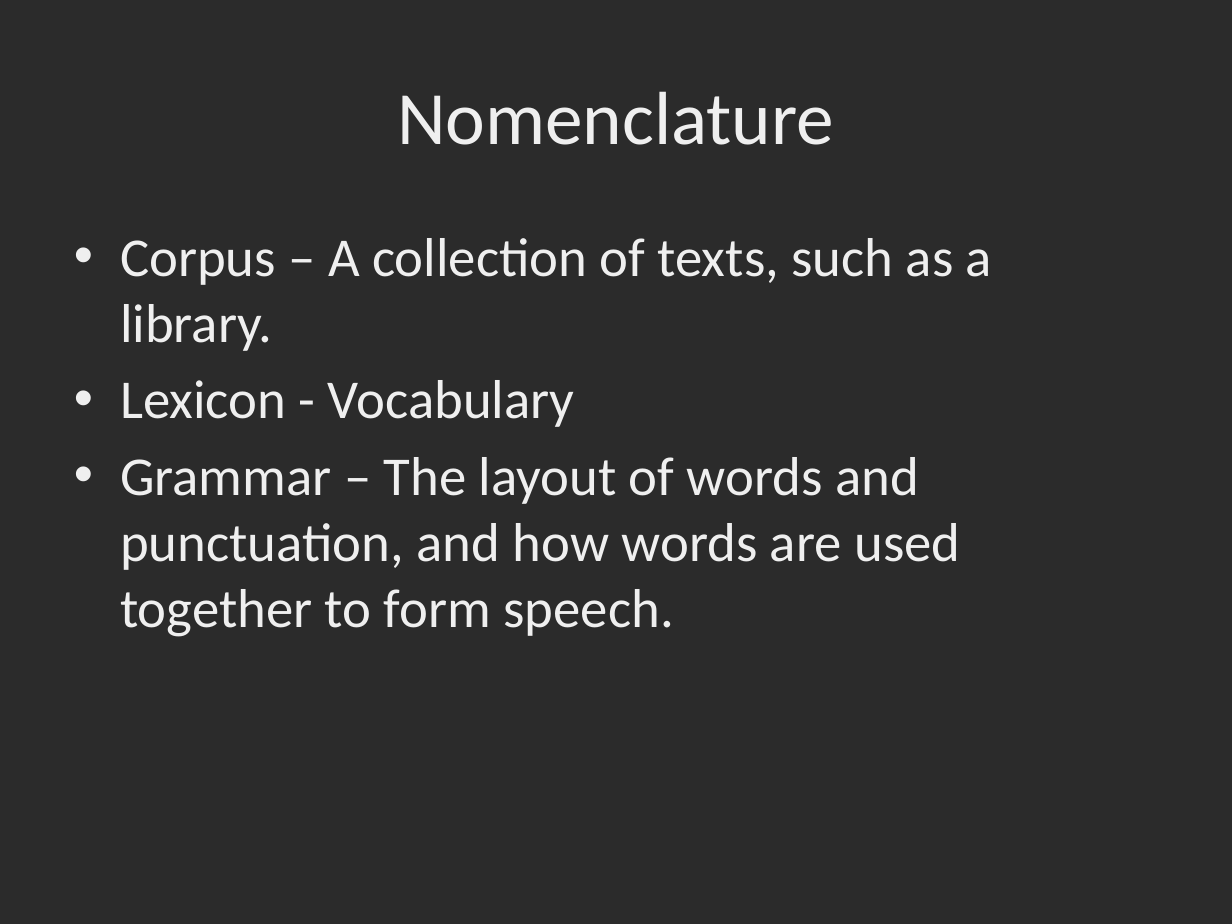
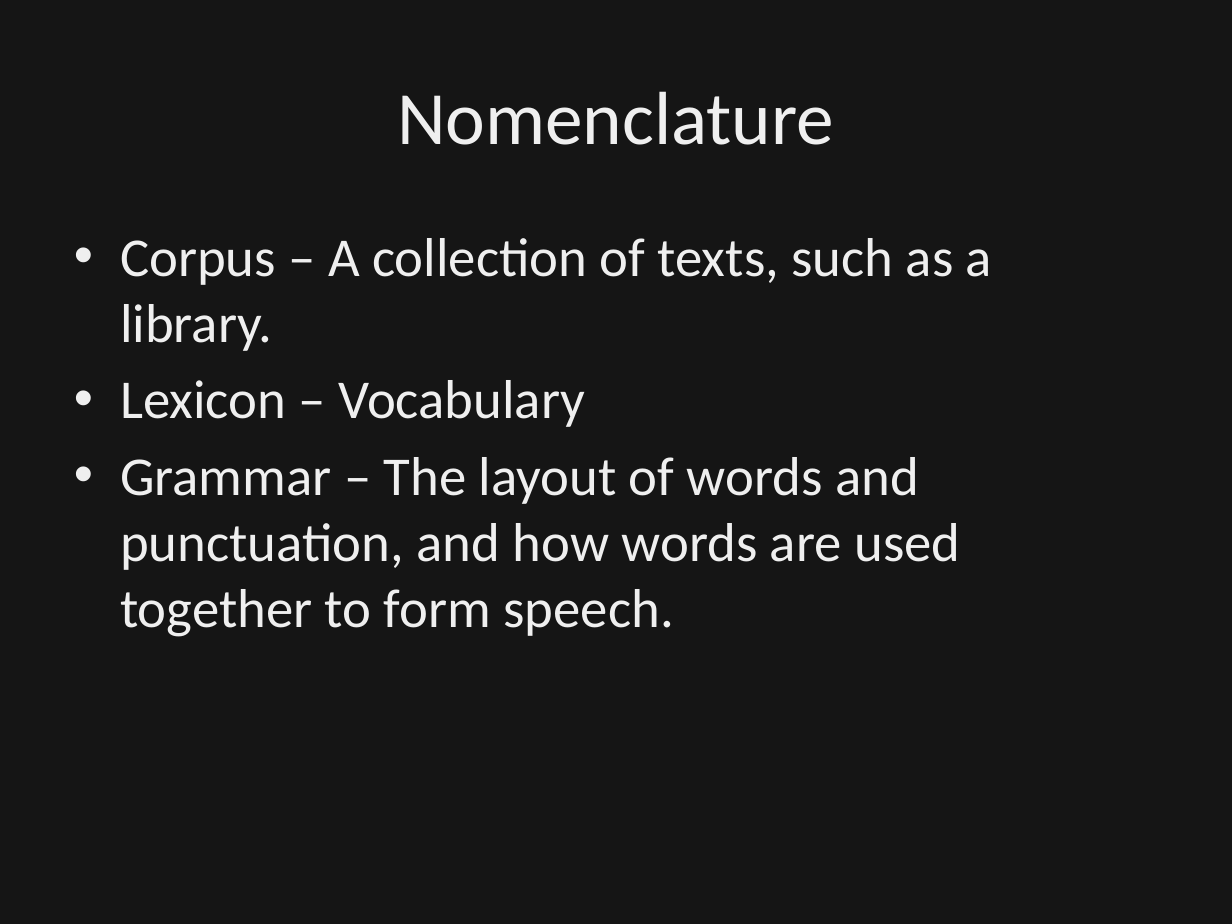
Before and after one commit to dbowmans46/PracticalProgramming, a slide deck: slide 8 of Session 7 - Python/Instructional Material/Session 7 - Python Brief Intro to NLP.odp (slide 6 before the commit). Drawn at 1232x924 pixels with LibreOffice and Linux fonts; fonts in the diff are those of the drawing; background and template pictures are left out; a plain dark background stands for a picture behind light text. Boxes give left, top, right and bottom in pixels: in the first picture for what was removed or moved away, otherwise in the second. Text is boxed around its words. In the diff, an @@ line names an element or a change of style, - is before the commit and + after.

Commit message:
Updated slides to include background for text preparation.  Added slides for in-class exercises for intro, tokenization, and stemming.  Added example book in raw text.

```diff
--- a/Session 7 - Python/Instructional Material/Session 7 - Python Brief Intro to NLP.odp
+++ b/Session 7 - Python/Instructional Material/Session 7 - Python Brief Intro to NLP.odp
@@ rectangle added at [0, 0, 1232, 924], fill #000000 at 50% opacity, outline #000000 0 pt @@
@@ text at [120, 380, 585, 427]: text changed @@
-• Lexicon - Vocabulary
+• Lexicon – Vocabulary
```
Also in this commit, not shown: 24 other slides changed, 8 slides added, 1 other file.
